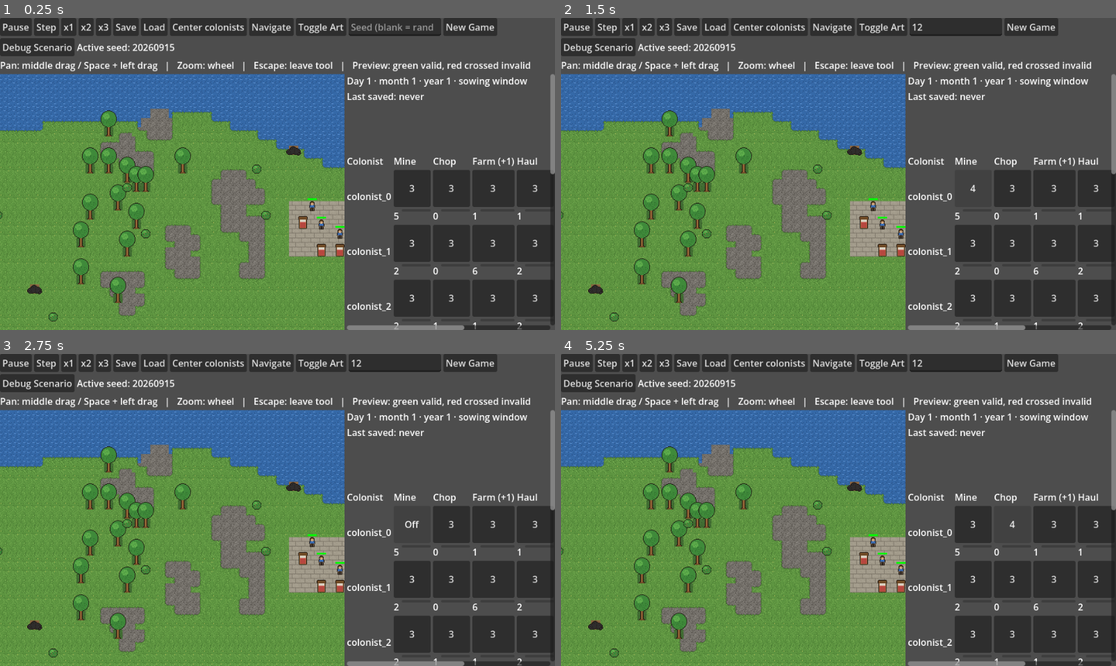
Above: before the commit, frames 1-4 (two rows, left to right).
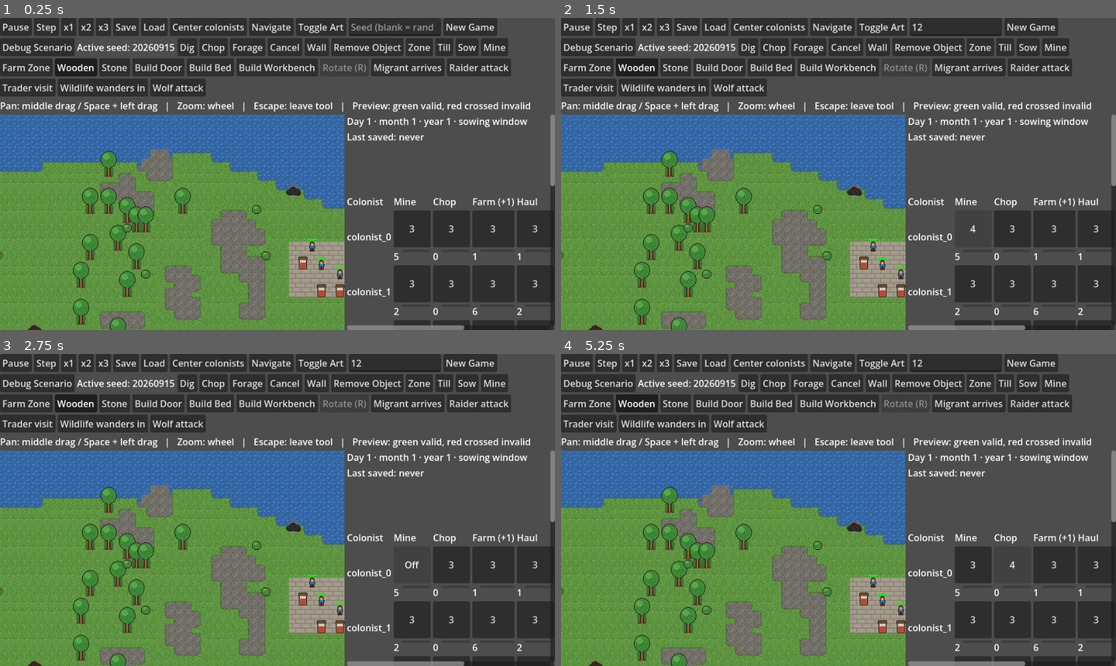
Above: after the commit, the same moments.

Repository: sterium-ai/deepholm
Game: Godot game, scene res://scenes/boot.tscn
Two runs of this game, one before a commit and one after it. Both use one fixed random seed, a clock stepped at 60 frames per second and the inputs below.
Inputs (mouse positions are in pixels of both pictures, inside the frame that each line leads up to):
- Up to frame 1 (0.25 s): no input
- Up to frame 2 (1.5 s): click (955, 27) at 0.52 s; type "12" at 0.6 s; click "3" at 1.25 s
- Up to frame 3 (2.75 s): click "4" at 2 s
- Up to frame 4 (5.25 s): click "Off" at 2.75 s; click "1" at 3.5 s; click "2" at 4.25 s; click "3" at 5 s

The runs differ from the first frame. In frame 1, 46% of the frame differs, in the area x 0-100%, y 6-100%; in frame 2, 45%; in frame 3, 45%; in frame 4, 45%.
Error before the commit: Parse Error: Invalid argument for "get_pending_job_ids_at()" function: argument 1 should be "Vector3i" but is "Vector2i". (res://scripts/viewer/order_input.gd:…

Commit message:
L2 (4/6): viewer: read Vector3i tiles from the core, draw and order on the surface
The viewer keeps its planar screen tiles until L4's active layer: it reads job
targets, site origins, dirty cells and designations as Vector3i, draws the
surface ones, and its commands name z = TileGrid.SURFACE.

Co-Authored-By: Claude Opus 5.5 <noreply@anthropic.com>

Diff:
--- a/game/scripts/viewer/colonist_panel.gd
+++ b/game/scripts/viewer/colonist_panel.gd
@@ -446,7 +446,7 @@
 	if not hands_text.is_empty():
 		line += "\n  %s" % _text_table.format("status.hands_label", [hands_text])
 	if not status["idle"]:
-		var target: Vector2i = status["target"]
+		var target: Vector3i = status["target"]
 		line += "\n  %s" % _text_table.format("status.target_label", [target.x, target.y])
 		if status["route_length"] >= 0:
 			line += "\n  %s" % _text_table.format("status.route_length_label", [status["route_length"]])
--- a/game/scripts/viewer/designation_overlay.gd
+++ b/game/scripts/viewer/designation_overlay.gd
@@ -46,8 +46,9 @@
 		var changes: Dictionary = world.get_designation_changes(_cursor)
 		_cursor = int(changes["next"])
 		var tiles: Dictionary = changes["tiles"]
-		for tile in tiles:
-			_image.set_pixelv(tile, fill_color(int(tiles[tile])))
+		for tile: Vector3i in tiles:
+			if tile.z == TileGrid.SURFACE: # the surface until L4's active layer (ADR 045 §7)
+				_image.set_pixel(tile.x, tile.y, fill_color(int(tiles[tile])))
 		if not tiles.is_empty():
 			_texture.update(_image)
 	queue_redraw()
@@ -66,7 +67,7 @@
 	for job in world.get_jobs(["site_fetch"]):
 		if String(job["status"]) not in PENDING_STATUSES:
 			continue
-		var target: Vector2i = job["target"]
+		var target: Vector3i = job["target"]
 		draw_rect(Rect2(
 			target.x * TILE_SIZE,
 			target.y * TILE_SIZE,
--- a/game/scripts/viewer/map_view.gd
+++ b/game/scripts/viewer/map_view.gd
@@ -486,9 +486,14 @@
 		# Cells retention dropped unread are unknown: re-validate the whole drag.
 		if bool(dirty["truncated"]):
 			changed.append_array(tiles_in_rectangle(_drag_start, _drag_current))
-		changed.append_array(dirty["cells"])
-		for tile in designations["tiles"]:
-			changed.append(tile)
+		# The viewer draws the surface until L4's active layer (ADR 045 §7): deeper cells are
+		# consumed, not drawn.
+		for cell: Vector3i in dirty["cells"]:
+			if cell.z == TileGrid.SURFACE:
+				changed.append(Vector2i(cell.x, cell.y))
+		for tile: Vector3i in designations["tiles"]:
+			if tile.z == TileGrid.SURFACE:
+				changed.append(Vector2i(tile.x, tile.y))
 	_drag_preview_changes_tick = world.get_tick()
 	_drag_preview_cells_read = int(dirty["next"])
 	_drag_preview_designations_read = int(designations["next"])
@@ -589,7 +594,7 @@
 		"command_id": "viewer_zone_add_%d_%d" % [world.get_tick(), _next_zone_command_id],
 		"tick": world.get_tick(),
 		"type": "zone_add",
-		"payload": {"x": min_x, "y": min_y, "width": max_x - min_x + 1, "height": max_y - min_y + 1},
+		"payload": {"x": min_x, "y": min_y, "z": TileGrid.SURFACE, "width": max_x - min_x + 1, "height": max_y - min_y + 1},
 	}
 	command["payload"].merge(_zone_payload)
 	var result: Dictionary = world.apply(command)
@@ -615,7 +620,7 @@
 		"command_id": "viewer_build_%d_%d" % [world.get_tick(), _next_build_command_id],
 		"tick": world.get_tick(),
 		"type": "build",
-		"payload": {"kind": _build_kind, "x": tile.x, "y": tile.y, "orientation": _build_orientation if _build_rotatable else ""},
+		"payload": {"kind": _build_kind, "x": tile.x, "y": tile.y, "z": TileGrid.SURFACE, "orientation": _build_orientation if _build_rotatable else ""},
 	}
 	var result: Dictionary = world.apply(command)
 	build_committed.emit(result)
@@ -669,7 +674,10 @@
 		_refresh_tile_map(true)
 		return
 	var touched := 0
-	for cell: Vector2i in dirty["cells"]:
+	for dirty_cell: Vector3i in dirty["cells"]:
+		if dirty_cell.z != TileGrid.SURFACE: # consumed, not drawn (ADR 045 §7)
+			continue
+		var cell := Vector2i(dirty_cell.x, dirty_cell.y)
 		var kind := world.get_tile(cell.x, cell.y)
 		_set_tile_map_cell(cell.x, cell.y, kind)
 		_set_decor_or_object_cell(cell.x, cell.y, kind, world.get_object(cell.x, cell.y))
@@ -921,7 +929,8 @@
 
 ## The map-local pixel rect of a construction site's footprint tiles.
 static func construction_site_footprint_rect(site: Dictionary) -> Rect2:
-	var origin := Vector2i(site["origin"])
+	var site_origin: Vector3i = site["origin"]
+	var origin := Vector2i(site_origin.x, site_origin.y)
 	var orientation := String(site.get("orientation", "horizontal"))
 	var kind := String(site["kind"])
 	var size := Vector2i(2, 1) if kind == "workbench" and orientation != "vertical" else Vector2i(1, 2) if kind == "workbench" else Vector2i.ONE
--- a/game/scripts/viewer/order_input.gd
+++ b/game/scripts/viewer/order_input.gd
@@ -2,7 +2,8 @@
 
 ## The debug viewer's order input: which tool and wall kind are selected,
 ## the toolbar buttons that show it, and how a tool + tile rectangle turns
-## into WorldState commands (applied, or dry-run through WorldState.preview()
+## into WorldState commands (on the surface, "z" = TileGrid.SURFACE, until L4's active layer;
+## applied, or dry-run through WorldState.preview()
 ## for hover colouring). Holds no world or map view of its own: boot.gd owns
 ## those references and passes them in on every call, so a test that swaps
 ## boot.world or boot._map_view is picked up immediately. WorldState.preview()
@@ -40,7 +41,7 @@
 	elif selected_tool == Tool.ZONE or selected_tool == Tool.FARM_ZONE:
 		var first := tiles[0]
 		var last := tiles[-1]
-		var payload := {"x": first.x, "y": first.y, "width": last.x - first.x + 1, "height": last.y - first.y + 1}
+		var payload := {"x": first.x, "y": first.y, "z": TileGrid.SURFACE, "width": last.x - first.x + 1, "height": last.y - first.y + 1}
 		payload.merge(zone_payload(world, selected_tool))
 		var outcome: Dictionary = preview.call({
 			"actor": "player", "command_id": "preview_zone", "tick": world.get_tick(), "type": "zone_add",
@@ -84,7 +85,7 @@
 			return {
 				"actor": "player", "command_id": "viewer_cancel_site_%s" % site["id"],
 				"tick": world.get_tick(), "type": "cancel_site",
-				"payload": {"x": int(site["origin"].x), "y": int(site["origin"].y)},
+				"payload": {"x": int(site["origin"].x), "y": int(site["origin"].y), "z": int(site["origin"].z)},
 			}
 		var candidate := _cancel_job_for_tile(world, tile)
 		if candidate.is_empty():
@@ -100,14 +101,14 @@
 			"command_id": "viewer_remove_object_%d_%d_%d" % [world.get_tick(), tile.x, tile.y],
 			"tick": world.get_tick(),
 			"type": "remove_object",
-			"payload": {"x": tile.x, "y": tile.y},
+			"payload": {"x": tile.x, "y": tile.y, "z": TileGrid.SURFACE},
 		}
 	# Build tools: the same command map_view.gd's
 	# click path submits, so preview_validity()'s hover colouring runs the
 	# identical read-only rule (WorldState.preview() -> _check_build_command()).
 	var build_kind := build_kind_for_tool(tool)
 	if not build_kind.is_empty():
-		var payload := {"kind": build_kind, "x": tile.x, "y": tile.y}
+		var payload := {"kind": build_kind, "x": tile.x, "y": tile.y, "z": TileGrid.SURFACE}
 		if build_kind_is_rotatable(world, build_kind):
 			payload["orientation"] = map_view.get_build_orientation() if map_view != null else "horizontal"
 		return {
@@ -125,14 +126,14 @@
 		"command_id": "viewer_%s_%d_%d_%d" % [command_type, world.get_tick(), tile.x, tile.y],
 		"tick": world.get_tick(),
 		"type": command_type,
-		"payload": {"x": tile.x, "y": tile.y, "priority": 1},
+		"payload": {"x": tile.x, "y": tile.y, "z": TileGrid.SURFACE, "priority": 1},
 	}
 
 ## The tile a pending order is interacted with at: a site_fetch/site_work
 ## job's construction site (its "target" is the fetch source tile or the
 ## site itself, but "site" always names the site); for any other job, its
 ## target.
-static func _order_tile(job: Dictionary) -> Vector2i:
+static func _order_tile(job: Dictionary) -> Vector3i:
 	if job.get("site") != null:
 		return job["site"]
 	return job["target"]
@@ -150,9 +151,11 @@
 ## before ever asking for a job.
 static func _cancel_job_for_tile(world: WorldStateType, tile: Vector2i) -> Dictionary:
 	var best := {}
-	for job_id in world.get_pending_job_ids_at(tile):
+	# The viewer's tiles are on the surface until L4's active layer (ADR 045 §7).
+	var map_tile := Vector3i(tile.x, tile.y, TileGrid.SURFACE)
+	for job_id in world.get_pending_job_ids_at(map_tile):
 		var job: Dictionary = world.get_job(job_id)
-		if job.is_empty() or job["status"] not in ["queued", "active"] or _order_tile(job) != tile:
+		if job.is_empty() or job["status"] not in ["queued", "active"] or _order_tile(job) != map_tile:
 			continue
 		if best.is_empty() or _cancel_job_before(job, best):
 			best = job
@@ -196,7 +199,7 @@
 		var result: Dictionary = world.apply({"actor": "player",
 			"command_id": "viewer_area_%d_%d" % [world.get_tick(), _next_area_order], "tick": world.get_tick(),
 			"type": "area_order", "payload": {"order": area_order_kind(selected_tool), "x": rect.position.x,
-				"y": rect.position.y, "width": rect.size.x, "height": rect.size.y, "priority": 1}})
+				"y": rect.position.y, "z": TileGrid.SURFACE, "width": rect.size.x, "height": rect.size.y, "priority": 1}})
 		if not result.get("ok", false):
 			for tile in tiles:
 				rejected.append({"tile": tile, "reason": String(result["rejection"]["reason"])})
@@ -259,7 +262,7 @@
 func wall_command(world: WorldStateType, tiles: Array[Vector2i]) -> Dictionary:
 	var payload_tiles: Array[Dictionary] = []
 	for tile in tiles:
-		payload_tiles.append({"x": tile.x, "y": tile.y})
+		payload_tiles.append({"x": tile.x, "y": tile.y, "z": TileGrid.SURFACE})
 	return {"actor": "player", "command_id": "viewer_wall_%d" % world.get_tick(),
 		"tick": world.get_tick(), "type": "build_line",
 		"payload": {"kind": wall_kind, "tiles": payload_tiles}}
--- a/game/scripts/viewer/workbench_panel.gd
+++ b/game/scripts/viewer/workbench_panel.gd
@@ -122,13 +122,13 @@
 	for live in world.get_crafting_benches():
 		if _key(live) == _key(bench):
 			current = int((live["targets"] as Dictionary).get(recipe_id, 0))
-	_command("craft_set_target", {"x": int(bench["x"]), "y": int(bench["y"]), "recipe": recipe_id, "count": maxi(0, current + step)})
+	_command("craft_set_target", {"x": int(bench["x"]), "y": int(bench["y"]), "z": int(bench["z"]), "recipe": recipe_id, "count": maxi(0, current + step)})
 
 func _on_order(bench: Dictionary, recipe_id: String) -> void:
-	_command("craft_add_order", {"x": int(bench["x"]), "y": int(bench["y"]), "recipe": recipe_id, "count": 1})
+	_command("craft_add_order", {"x": int(bench["x"]), "y": int(bench["y"]), "z": int(bench["z"]), "recipe": recipe_id, "count": 1})
 
 func _on_cancel_next(bench: Dictionary) -> void:
 	for live in world.get_crafting_benches():
 		if _key(live) == _key(bench) and not (live["orders"] as Array).is_empty():
-			_command("craft_cancel_order", {"x": int(bench["x"]), "y": int(bench["y"]), "order_id": String(live["orders"][0]["id"])})
+			_command("craft_cancel_order", {"x": int(bench["x"]), "y": int(bench["y"]), "z": int(bench["z"]), "order_id": String(live["orders"][0]["id"])})
 			return
